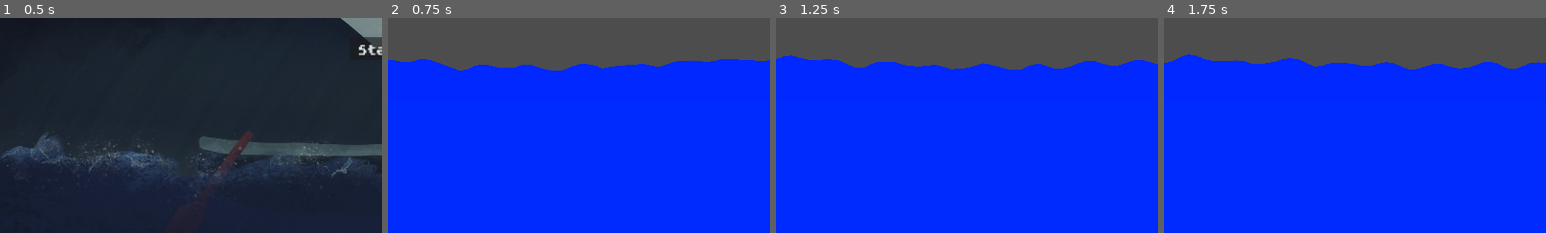
Above: before the commit, frames 1-4 (left to right).
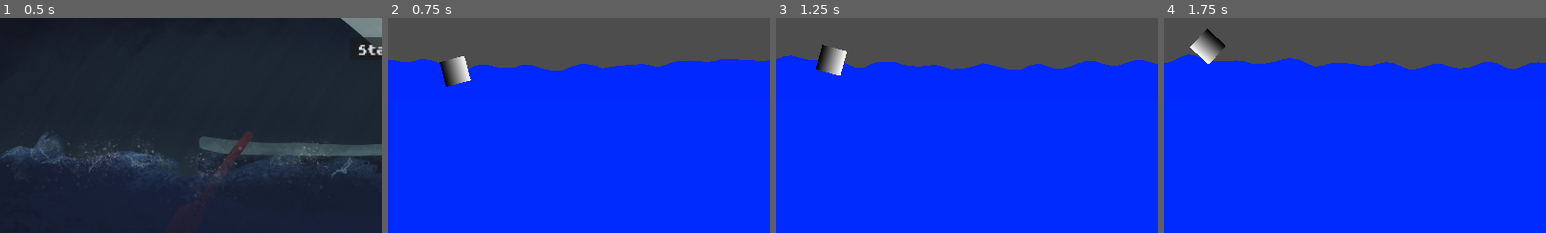
Above: after the commit, the same moments.

Repository: MarianPoirot/Skull-BonesImproved
Game: Godot game, scene res://Scenes/UI/Opening.tscn
Same seed, same stepped clock (60 frames per second), same inputs: the game is played once before the commit and once after it.
Inputs:
- Up to frame 1 (0.5 s): no input
- Up to frame 2 (0.75 s): click "Start" at 0.5 s
- Up to frame 3 (1.25 s): no input
- Up to frame 4 (1.75 s): hold Left (SteerRight, bound only after the commit) from 1.28 s (still down); hold Space (start) from 1.28 s (still down)
The pictures show only the part of the screen within x 0-50%, y 43-93%; the shares and areas given below are measured in that part.

Frame 1 is identical in both runs. In frame 2, 0.8% of the frame differs, in the area x 13-22%, y 17-32%; in frame 3, 0.7%; in frame 4, 0.6%.

Commit message:
Bato qui tourne avec gradient

Diff:
--- /dev/null
+++ b/Scenes/Ship/Ship.gd
@@ -0,0 +1,14 @@
+extends RigidBody2D
+
+
+# Called when the node enters the scene tree for the first time.
+func _ready():
+	pass # Replace with function body.
+
+
+# Called every frame. 'delta' is the elapsed time since the previous frame.
+func _process(delta):
+	if Input.is_action_pressed("SteerLeft"):
+		angular_velocity += 1
+	if Input.is_action_pressed("SteerRight"):
+		angular_velocity += -1
--- a/Scenes/Ship/Ship.tscn
+++ b/Scenes/Ship/Ship.tscn
@@ -1,15 +1,23 @@
-[gd_scene load_steps=5 format=3 uid="uid://d20y4dvrxh2j6"]
+[gd_scene load_steps=8 format=3 uid="uid://d20y4dvrxh2j6"]
 
+[ext_resource type="Script" path="res://Scenes/Ship/Ship.gd" id="1_101gj"]
 [ext_resource type="PackedScene" uid="uid://cr0siaupjf3w0" path="res://Scenes/Ship/Anchor.tscn" id="1_iqit5"]
 [ext_resource type="PackedScene" uid="uid://2a2wb1iybd3q" path="res://Scenes/Ship/Oars.tscn" id="2_t2c8q"]
 [ext_resource type="PackedScene" uid="uid://bmtenw5xl5dqa" path="res://Scenes/Ship/Sail.tscn" id="3_0gagc"]
+
+[sub_resource type="Gradient" id="Gradient_aoj42"]
+
+[sub_resource type="GradientTexture2D" id="GradientTexture2D_10v3x"]
+gradient = SubResource("Gradient_aoj42")
 
 [sub_resource type="CircleShape2D" id="CircleShape2D_ru7pq"]
 radius = 4.0
 
 [node name="Ship" type="RigidBody2D"]
+script = ExtResource("1_101gj")
 
 [node name="Sprite2D" type="Sprite2D" parent="."]
+texture = SubResource("GradientTexture2D_10v3x")
 
 [node name="CollisionPolygon2D" type="CollisionPolygon2D" parent="."]
 position = Vector2(-5, 0)
--- a/Scenes/UI/Main.tscn
+++ b/Scenes/UI/Main.tscn
@@ -12,3 +12,4 @@
 scale = Vector2(2, 2)
 
 [node name="Ship" parent="." instance=ExtResource("3_lfdf0")]
+position = Vector2(170, 628)
--- a/project.godot
+++ b/project.godot
@@ -35,3 +35,13 @@
 "events": [Object(InputEventKey,"resource_local_to_scene":false,"resource_name":"","device":-1,"window_id":0,"alt_pressed":false,"shift_pressed":false,"ctrl_pressed":false,"meta_pressed":false,"pressed":false,"keycode":0,"physical_keycode":32,"key_label":0,"unicode":32,"echo":false,"script":null)
 ]
 }
+SteerRight={
+"deadzone": 0.5,
+"events": [Object(InputEventKey,"resource_local_to_scene":false,"resource_name":"","device":-1,"window_id":0,"alt_pressed":false,"shift_pressed":false,"ctrl_pressed":false,"meta_pressed":false,"pressed":false,"keycode":0,"physical_keycode":4194319,"key_label":0,"unicode":0,"echo":false,"script":null)
+]
+}
+SteerLeft={
+"deadzone": 0.5,
+"events": [Object(InputEventKey,"resource_local_to_scene":false,"resource_name":"","device":-1,"window_id":0,"alt_pressed":false,"shift_pressed":false,"ctrl_pressed":false,"meta_pressed":false,"pressed":false,"keycode":0,"physical_keycode":4194321,"key_label":0,"unicode":0,"echo":false,"script":null)
+]
+}
